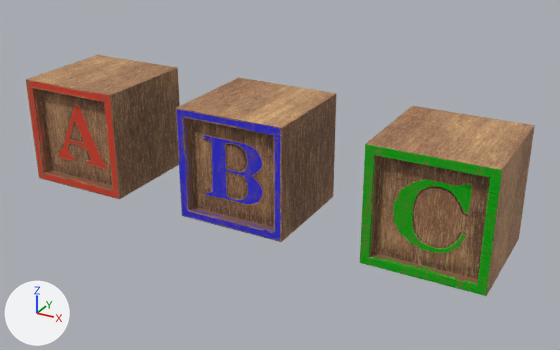
What one commit did to the Blender file 3D Models/Letter Blocks/Letter Blocks.blend.
Before and after are seen from a 50 mm lens placed at (3.78, -6.42, 3.03), pointed at (0.23, 0.03, -0.19). The axes (+X, +Y, +Z) are drawn at lower left. The lights are the same throughout. The older version comes first.

Objects in the first picture: 'Block A', 'Block B', 'Block C'.
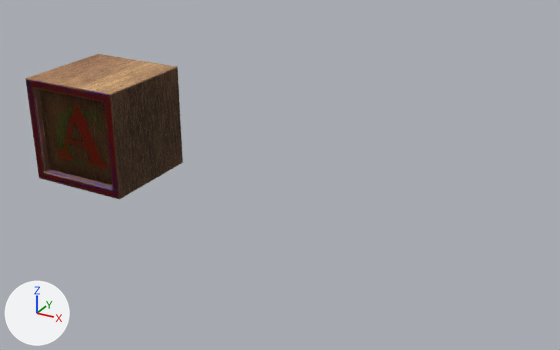
The newer file is also turned or shifted as a whole; pictures and numbers use the older file's frame.

The change, as JSON lines over the scene's bpy script:
```json
{"op": "set", "path": "ob_block_b.location", "old": "(0.0, 0.0, -0.589)", "new": "(-2.0, 0.0, -0.578)"}
{"op": "set", "path": "ob_block_c.location", "old": "(2.0, 0.0, -0.589)", "new": "(-2.0, 0.0, -0.589)"}
```

Changed parts and their boxes [x1, y1, x2, y2] in the pictures (560 x 350 px):
```json
{"object": "Block C", "change": "moved", "before": [360, 106, 535, 296], "after": [26, 80, 119, 198]}
{"object": "Block B", "change": "moved", "before": [176, 78, 336, 242], "after": [25, 54, 180, 198]}
```
